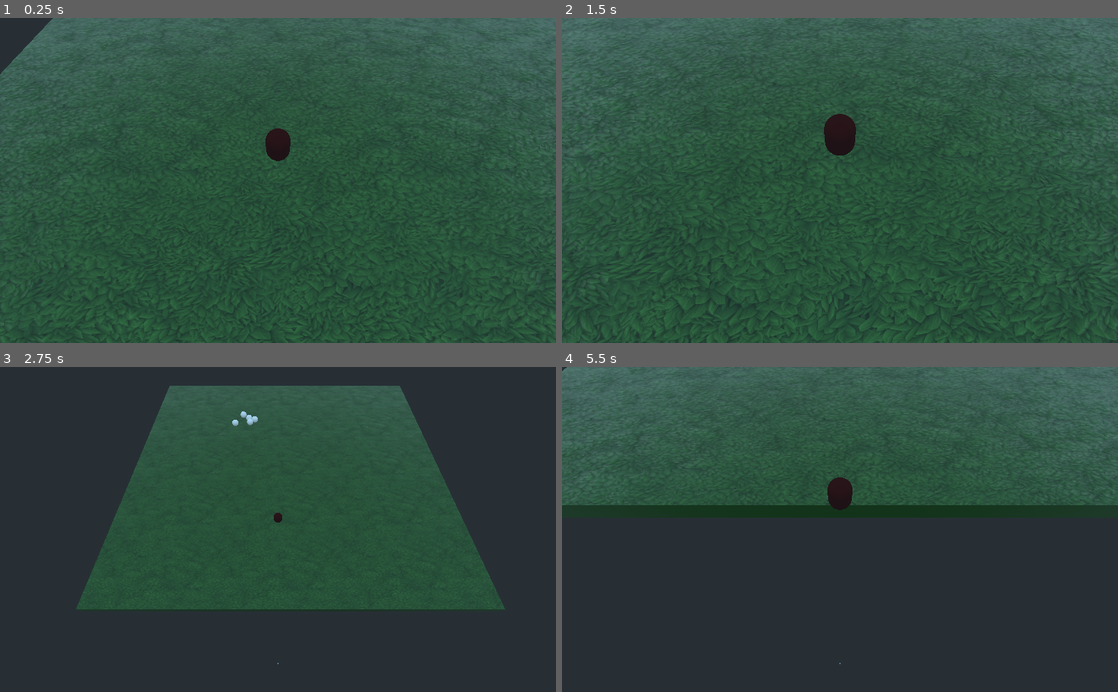
Above: before the commit, frames 1-4 (two rows, left to right).
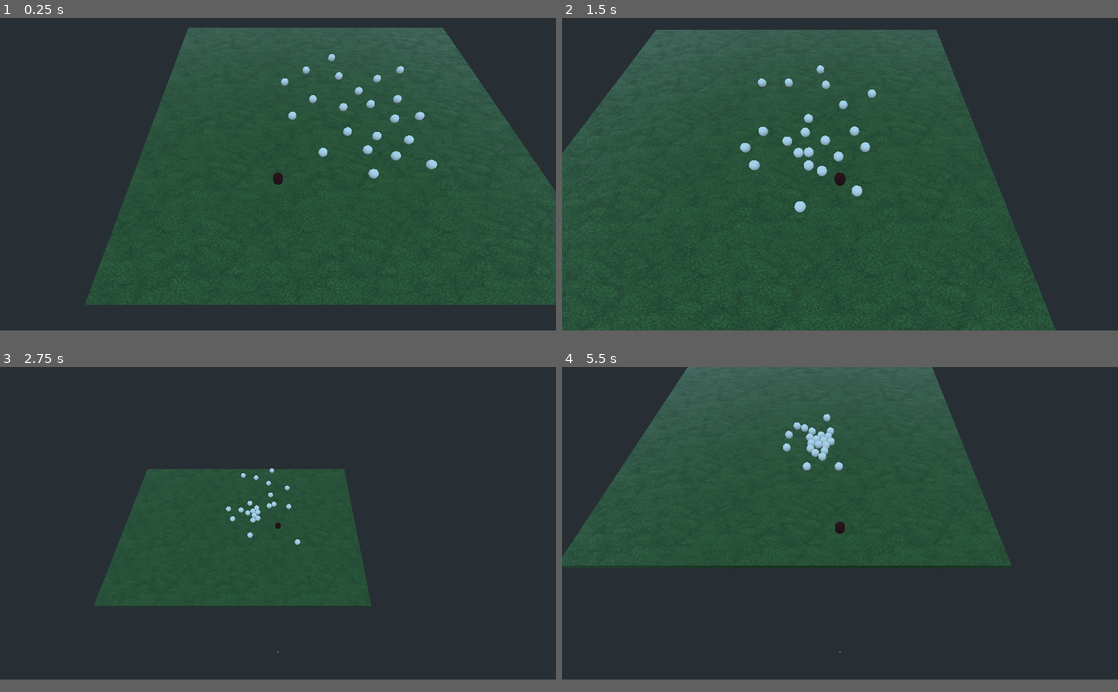
Above: after the commit, the same moments.

Repository: Boyquotes/PastorInu
Game: Godot game, scene res://Main.tscn
Same seed, same stepped clock (60 frames per second), same inputs: the game is played once before the commit and once after it.
Inputs (mouse positions are in pixels of both pictures, inside the frame that each line leads up to):
- Up to frame 1 (0.25 s): no input
- Up to frame 2 (1.5 s): move the mouse to (962, 164) at 0.52 s; hold Right mouse button (click_sec) 0.53-1.28 s; click (962, 164) at 0.67 s; move the mouse to (728, 196) at 1.27 s; tap Mouse wheel up (zoom_in) at 1.35 s; click (728, 196) at 1.42 s
- Up to frame 3 (2.75 s): move the mouse to (333, 458) at 2.02 s; hold Mouse wheel down (zoom_out) from 2.03 s (still down); click (333, 458) at 2.17 s
- Up to frame 4 (5.5 s): move the mouse to (812, 594) at 2.77 s; release Mouse wheel down (zoom_out) at 2.78 s; right-click (812, 594) at 2.85 s; click (812, 594) at 2.92 s; move the mouse to (1006, 578) at 3.52 s; hold Mouse wheel up (zoom_in) 3.53-4.28 s; click (1006, 578) at 3.67 s; move the mouse to (673, 480) at 4.27 s; tap Mouse wheel down (zoom_out) at 4.35 s; click (673, 480) at 4.42 s; move the mouse to (867, 529) at 5.02 s; hold Right mouse button (click_sec) from 5.03 s (still down); click (867, 529) at 5.17 s
In our replay, the window is 800x468 before the commit and 800x450 after it. These sizes can differ from the game's own. Grey fills any space a smaller window leaves; there, only what the larger window draws over its background counts as a difference.

The runs differ from the first frame. In frame 1, 36% of the frame differs, in the area x 0-100%, y 0-100%; in frame 2, 29%; in frame 3, 23%; in frame 4, 33%.

Commit message:
Rebaño funcionando

Diff:
--- a/Main.gd
+++ b/Main.gd
@@ -6,9 +6,9 @@
 	$Suelo/MeshInstance/StaticBody.connect("input_event", self, "_on_suelo_click")
 
 func _physics_process(delta):
-	$Player.velocidad = $Player.velocidad.move_toward(Vector3.DOWN, gravedad)
+	$Player.velocidad.y += gravedad*delta
 	for oveja in $Ovejas.get_children():
-		oveja.velocidad = oveja.velocidad.move_toward(Vector3.DOWN, gravedad)
+		oveja.velocidad.y += gravedad
 
 func _on_suelo_click(camera: Node, event: InputEvent, click_position, click_normal, shape_idx):
 	if event.is_action_pressed("click_sec"):
--- a/Main.tscn
+++ b/Main.tscn
@@ -16,22 +16,73 @@
 transform = Transform( 1, 0, 0, 0, -4.37114e-08, -1, 0, 1, -4.37114e-08, -13, 2, 19 )
 
 [node name="Camera" type="Camera" parent="Player"]
-transform = Transform( 1, 0, 0, 0, -0.866025, 0.5, 0, -0.5, -0.866025, 0, 12, -15 )
+transform = Transform( 1, 0, 0, 0, -0.866025, 0.5, 0, -0.5, -0.866025, 0, 22, -40 )
 script = ExtResource( 5 )
 
 [node name="Ovejas" type="Node" parent="."]
 
 [node name="Oveja" parent="Ovejas" instance=ExtResource( 4 )]
-transform = Transform( 1, 0, 0, 0, 1, 0, 0, 0, 1, 15, 2, -5 )
+transform = Transform( 1, 0, 0, 0, 1, 0, 0, 0, 1, 6, 3, 11 )
 
 [node name="Oveja2" parent="Ovejas" instance=ExtResource( 4 )]
-transform = Transform( 1, 0, 0, 0, 1, 0, 0, 0, 1, 18, 2, -5 )
+transform = Transform( 1, 0, 0, 0, 1, 0, 0, 0, 1, 11, 3, 7 )
 
 [node name="Oveja3" parent="Ovejas" instance=ExtResource( 4 )]
-transform = Transform( 1, 0, 0, 0, 1, 0, 0, 0, 1, -2, 2, -8 )
+transform = Transform( 1, 0, 0, 0, 1, 0, 0, 0, 1, 3, 3, 5 )
 
 [node name="Oveja4" parent="Ovejas" instance=ExtResource( 4 )]
-transform = Transform( 1, 0, 0, 0, 1, 0, 0, 0, 1, -23, 2, -5 )
+transform = Transform( 1, 0, 0, 0, 1, 0, 0, 0, 1, -4, 3, -6 )
 
 [node name="Oveja5" parent="Ovejas" instance=ExtResource( 4 )]
-transform = Transform( 1, 0, 0, 0, 1, 0, 0, 0, 1, -14, 2, -21 )
+transform = Transform( 1, 0, 0, 0, 1, 0, 0, 0, 1, 3, 3, -14 )
+
+[node name="Oveja6" parent="Ovejas" instance=ExtResource( 4 )]
+transform = Transform( 1, 0, 0, 0, 1, 0, 0, 0, 1, 8, 3, -9 )
+
+[node name="Oveja7" parent="Ovejas" instance=ExtResource( 4 )]
+transform = Transform( 1, 0, 0, 0, 1, 0, 0, 0, 1, 11, 3, -4 )
+
+[node name="Oveja8" parent="Ovejas" instance=ExtResource( 4 )]
+transform = Transform( 1, 0, 0, 0, 1, 0, 0, 0, 1, 16, 3, 1 )
+
+[node name="Oveja9" parent="Ovejas" instance=ExtResource( 4 )]
+transform = Transform( 1, 0, 0, 0, 1, 0, 0, 0, 1, 4, 3, -3 )
+
+[node name="Oveja10" parent="Ovejas" instance=ExtResource( 4 )]
+transform = Transform( 1, 0, 0, 0, 1, 0, 0, 0, 1, -10, 3, 0 )
+
+[node name="Oveja11" parent="Ovejas" instance=ExtResource( 4 )]
+transform = Transform( 1, 0, 0, 0, 1, 0, 0, 0, 1, -12, 3, -11 )
+
+[node name="Oveja12" parent="Ovejas" instance=ExtResource( 4 )]
+transform = Transform( 1, 0, 0, 0, 1, 0, 0, 0, 1, -6, 3, -17 )
+
+[node name="Oveja13" parent="Ovejas" instance=ExtResource( 4 )]
+transform = Transform( 1, 0, 0, 0, 1, 0, 0, 0, 1, 2, 3, -23 )
+
+[node name="Oveja14" parent="Ovejas" instance=ExtResource( 4 )]
+transform = Transform( 1, 0, 0, 0, 1, 0, 0, 0, 1, 14, 3, -14 )
+
+[node name="Oveja15" parent="Ovejas" instance=ExtResource( 4 )]
+transform = Transform( 1, 0, 0, 0, 1, 0, 0, 0, 1, 18, 3, -6 )
+
+[node name="Oveja16" parent="Ovejas" instance=ExtResource( 4 )]
+transform = Transform( 1, 0, 0, 0, 1, 0, 0, 0, 1, 22, 3, -18 )
+
+[node name="Oveja17" parent="Ovejas" instance=ExtResource( 4 )]
+transform = Transform( 1, 0, 0, 0, 1, 0, 0, 0, 1, 22, 3, 0 )
+
+[node name="Oveja18" parent="Ovejas" instance=ExtResource( 4 )]
+transform = Transform( 1, 0, 0, 0, 1, 0, 0, 0, 1, 18, 3, 8 )
+
+[node name="Oveja19" parent="Ovejas" instance=ExtResource( 4 )]
+transform = Transform( 1, 0, 0, 0, 1, 0, 0, 0, 1, 14, 3, 13 )
+
+[node name="Oveja20" parent="Ovejas" instance=ExtResource( 4 )]
+transform = Transform( 1, 0, 0, 0, 1, 0, 0, 0, 1, 21, 3, 15 )
+
+[node name="Oveja21" parent="Ovejas" instance=ExtResource( 4 )]
+transform = Transform( 1, 0, 0, 0, 1, 0, 0, 0, 1, 8, 3, 18 )
+
+[node name="Oveja22" parent="Ovejas" instance=ExtResource( 4 )]
+transform = Transform( 1, 0, 0, 0, 1, 0, 0, 0, 1, -3, 3, 12 )
--- /dev/null
+++ b/Utils.gd
@@ -0,0 +1,30 @@
+extends Node
+
+func mediana_geometrica(array, lower_limit=0.1):
+	if array.size() <= 0:
+		return
+
+	if array.size() == 1:
+		return array[0]
+
+
+func punto_distancia_minima(array):
+	if array.size() <= 0:
+		return
+
+	if array.size() == 1:
+		return array[0]
+
+	var sum := Vector3.ZERO
+	for p in array:
+		sum.x = sum.x + p.x
+		sum.y = sum.y + p.y
+		sum.z = sum.z + p.z
+
+	var cosa = Vector3(
+		sum.x/array.size(),
+		sum.y/array.size(),
+		sum.z/array.size()
+	)
+
+	return cosa
--- a/project.godot
+++ b/project.godot
@@ -18,6 +18,15 @@
 config/name="PastorInu"
 run/main_scene="res://Main.tscn"
 config/icon="res://icon.png"
+
+[autoload]
+
+Utils="*res://Utils.gd"
+
+[display]
+
+window/size/width=1280
+window/size/height=720
 
 [input]
 
--- a/scenes/Oveja.gd
+++ b/scenes/Oveja.gd
@@ -4,28 +4,69 @@
 	PASTAR, HUIR, MOVER
 }
 
-export(int) var speed := 15
+export(int) var speed_max := 15
+export(int) var speed_min := 5
 export(int) var accel := 50
-export(float) var limite_exterior = 5.0
-export(float) var limite_interior = 1.0
+export(float) var distancia_minima_ovejas = 5.0
+export(float) var distancia_maxima_ovejas = 10.0
+export(float) var distancia_minima_perro = 10.0
+export(float) var gravedad = -9.8
 
 var velocidad := Vector3.ZERO
 var direccion := Vector3.RIGHT setget set_direccion
+var estado := MOVER
+var cambiar_estado := false setget set_cambiar_estado, get_cambiar_estado
+
+var flag_print = 3
 
 
+func _ready():
+	velocidad = Vector3(randf()*speed_max, 0, randf()*speed_max)
+	estado = MOVER
+
 func _physics_process(delta):
-	# Detectar ovejas
-	for obeja in $DetectorOvejas.get_overlapping_bodies():
-		if translation.distance_to(obeja.translation) > limite_exterior:
-			velocidad = velocidad.move_toward(translation.direction_to(obeja.translation)*speed, accel)
-		elif translation.distance_to(obeja.translation) < limite_interior:
-			velocidad = velocidad.move_toward(obeja.translation.direction_to(translation)*speed, accel)
+	match estado:
+		PASTAR:
+			velocidad = velocidad.move_toward(Vector3.ZERO, accel)
+			# Cambiar de estado aleatoriamente
 
-	# Detectar perro
-	for perro in $DetectorPerro.get_overlapping_bodies():
-		velocidad = velocidad.move_toward(perro.translation.direction_to(translation)*speed, accel)
+		HUIR:
+			# Detectar perro
+			for perro in $DetectorPerro.get_overlapping_bodies():
+				velocidad = velocidad.move_toward(perro.translation.direction_to(translation)*speed_max, accel)
+			# Iniciar animacion de correr
+
+		MOVER:
+			if $DetectorOvejas.get_overlapping_bodies().size() > 0:
+				pass
+			else:
+				velocidad = velocidad.move_toward(Vector3.ZERO, accel)
+
+			for oveja in $DetectorOvejas.get_overlapping_bodies():
+				# Acercarse a obejas
+				if translation.distance_to(oveja.translation) >= distancia_maxima_ovejas:
+					velocidad = velocidad.move_toward(translation.direction_to(oveja.translation)*speed_min, accel)
+
+				# Alejarse de ovejas
+				if translation.distance_to(oveja.translation) <= distancia_minima_ovejas:
+					velocidad = velocidad.move_toward(oveja.translation.direction_to(translation)*speed_min, accel)
+
+			# Alejarse del perro
+			for perro in $DetectorPerro.get_overlapping_bodies():
+				if translation.distance_to(perro.translation) <= distancia_minima_perro:
+					velocidad = velocidad.move_toward(perro.translation.direction_to(translation)*speed_min, accel)
+
+	# Gravedad
+	velocidad.y += gravedad
 
 	velocidad = move_and_slide(velocidad, Vector3.UP)
 
+
 func set_direccion(val: Vector3):
 	direccion = val.normalized()
+
+func set_cambiar_estado(val: bool):
+	cambiar_estado = val
+
+func get_cambiar_estado():
+	return cambiar_estado
--- a/scenes/Oveja.tscn
+++ b/scenes/Oveja.tscn
@@ -2,12 +2,12 @@
 
 [ext_resource path="res://scenes/Oveja.gd" type="Script" id=1]
 
-[sub_resource type="SphereShape" id=1]
+[sub_resource type="CylinderShape" id=5]
 
 [sub_resource type="SphereMesh" id=2]
 
 [sub_resource type="SphereShape" id=3]
-radius = 25.0
+radius = 20.0
 
 [sub_resource type="SphereShape" id=4]
 radius = 10.0
@@ -19,10 +19,10 @@
 collision_layer = 5
 collision_mask = 7
 script = ExtResource( 1 )
-limite_interior = 2.0
 
 [node name="CollisionShape" type="CollisionShape" parent="."]
-shape = SubResource( 1 )
+transform = Transform( 1, 0, 0, 0, 1, -4.37114e-08, 0, 4.37114e-08, 1, 0, 0, 0 )
+shape = SubResource( 5 )
 
 [node name="MeshInstance" type="MeshInstance" parent="."]
 mesh = SubResource( 2 )
